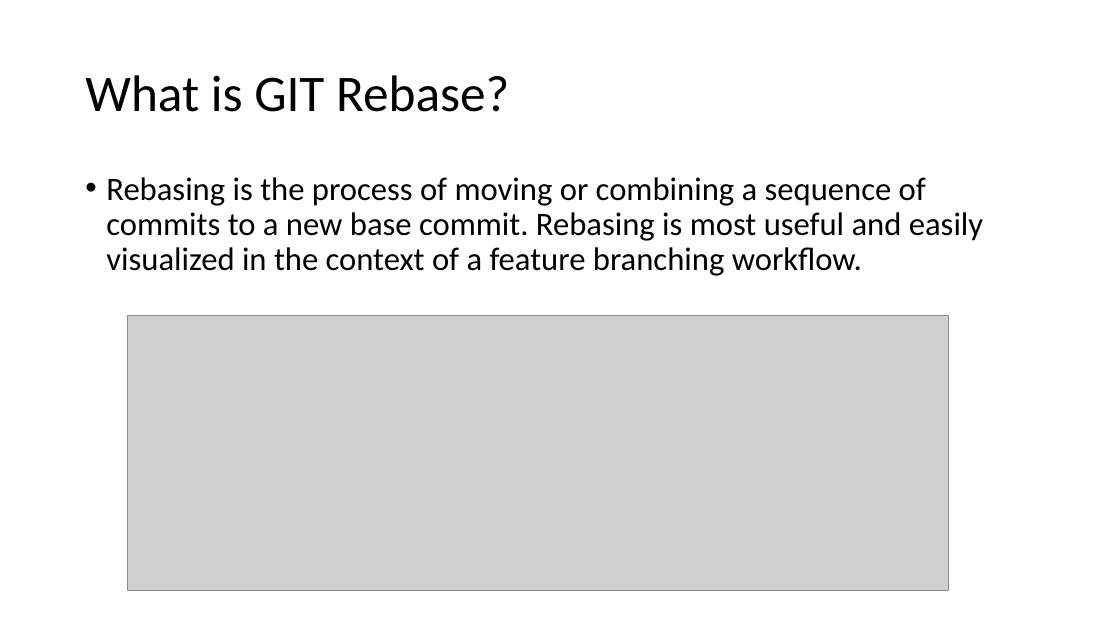
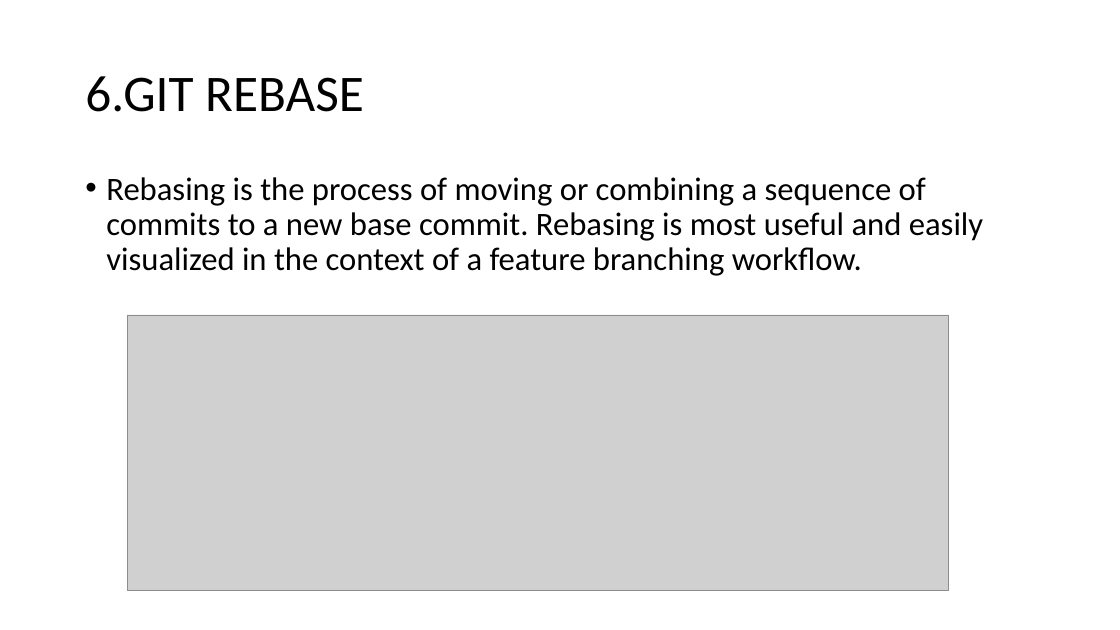
Before and after one commit to abhisheksajwan98/GIT-CONCEPTS, a slide deck: slide 9 of KOSS TASK(ROUND 2).pptx (slide 8 before the commit). Drawn at 1120x630 pixels with LibreOffice and Linux fonts; fonts in the diff are those of the drawing; grey boxes stand for pictures. Boxes give left, top, right and bottom in pixels: in the first picture for what was removed or moved away, otherwise in the second. Text is boxed around its words. In the diff, an @@ line names an element or a change of style, - is before the commit and + after.

```diff
--- a/KOSS TASK(ROUND 2).pptx
+++ b/KOSS TASK(ROUND 2).pptx
@@ title at <box>85,76,364,112</box>: text changed @@
-What is GIT Rebase?
+6.GIT REBASE
```
Also in this commit, not shown: 7 other slides changed, 1 slide added.
